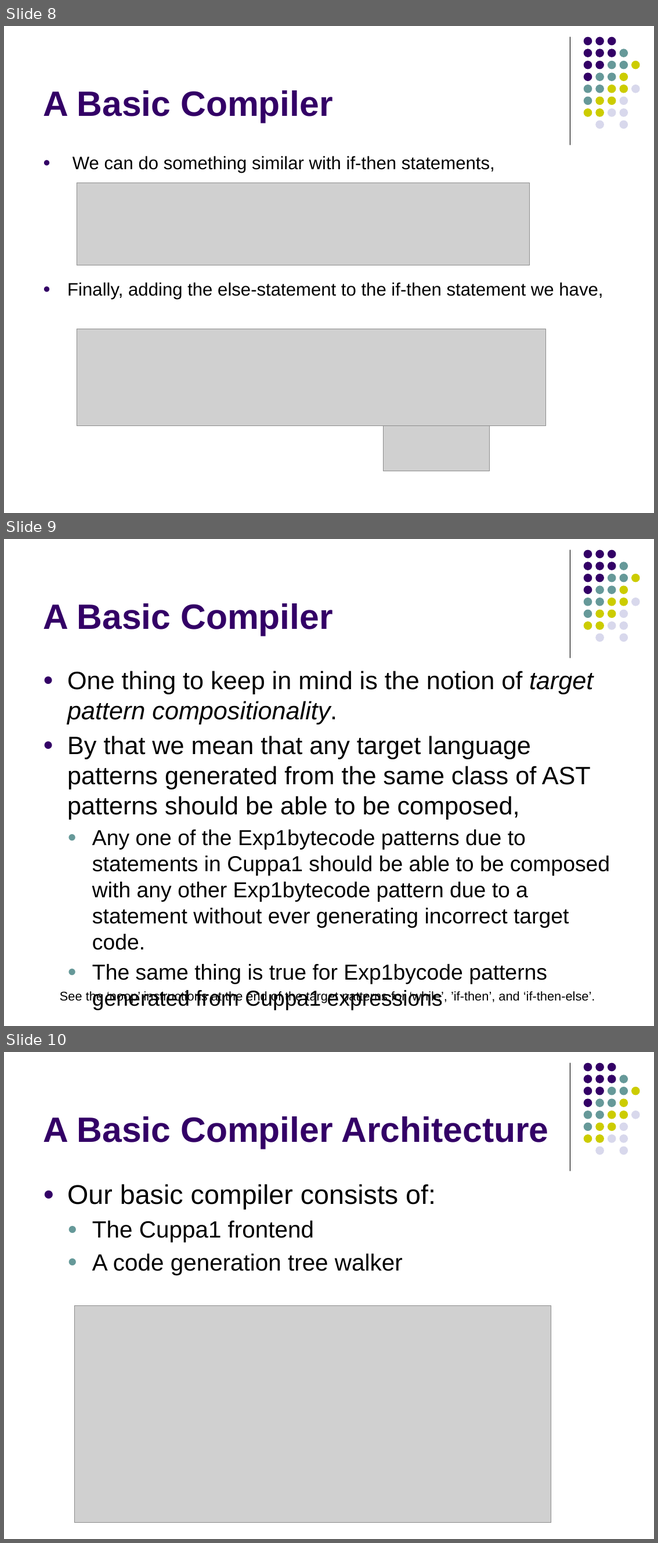
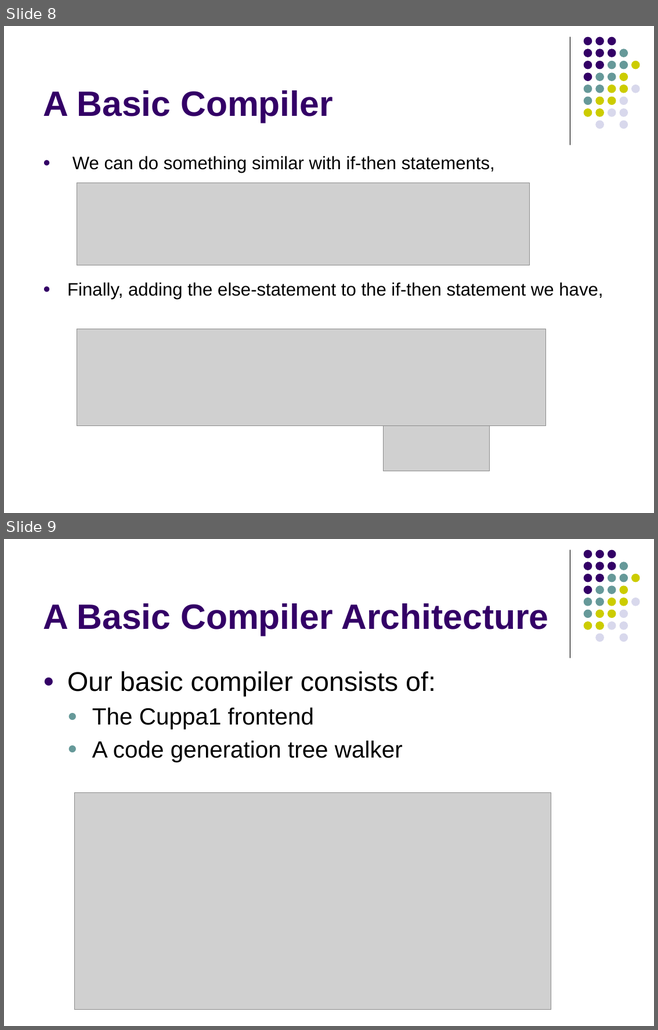
Before and after one commit to lutzhamel/CSC402, a slide deck: notes/csc402-ln007.pptx. Shown one above the other, each under a label of ours: slides 8, 9 and 10 before the commit, slides 8 and 9 after it. The pictures are 658x1543 and 658x1030 pixels, drawn with LibreOffice and Linux fonts; fonts in the diff are those of the drawing; grey boxes stand for pictures. Boxes give left, top, right and bottom in pixels: in the first picture for what was removed or moved away, otherwise in the second. Text is boxed around its words. In the diff, an @@ line names an element or a change of style, - is before the commit and + after.

```diff
--- a/notes/csc402-ln007.pptx
+++ b/notes/csc402-ln007.pptx
@@ slide 9 removed at [4,539,654,1026], background #FFFFFF; not listed: 32 template elements that a slide beside it also shows @@
@@ title removed at [43,603,333,636] @@
-A Basic Compiler
@@ text removed at [67,671,610,984] @@
-● One thing to keep in mind is the notion of target pattern compositionality.
-● By that we mean that any target language patterns generated from the same class of AST patterns should be able to be composed,
-  ● Any one of the Exp1bytecode patterns due to statements in Cuppa1 should be able to be composed with any other Exp1bytecode pattern due to a statement without ever generating incorrect target code.
-  ● The same thing is true for Exp1bycode patterns generated from Cuppa1 expressions
@@ text removed at [60,991,595,1004] @@
-See the ‘noop’ instructions at the end of the target patterns for ‘while’, ’if-then’, and ‘if-then-else’.
@@ what was slide 10 is now slide 9 @@
```
Also in this commit, not shown: 1 slide changed, 1 other file.
